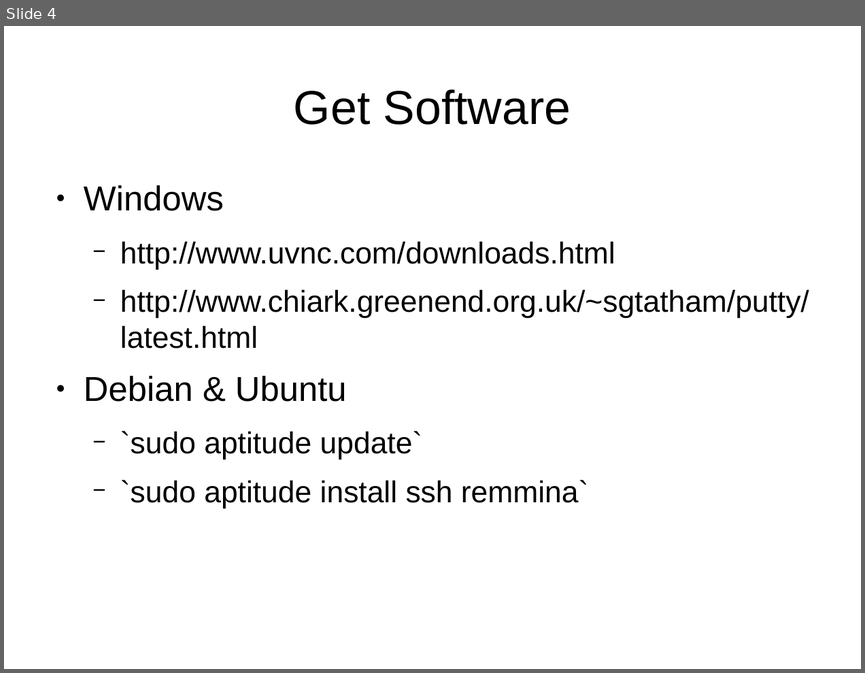
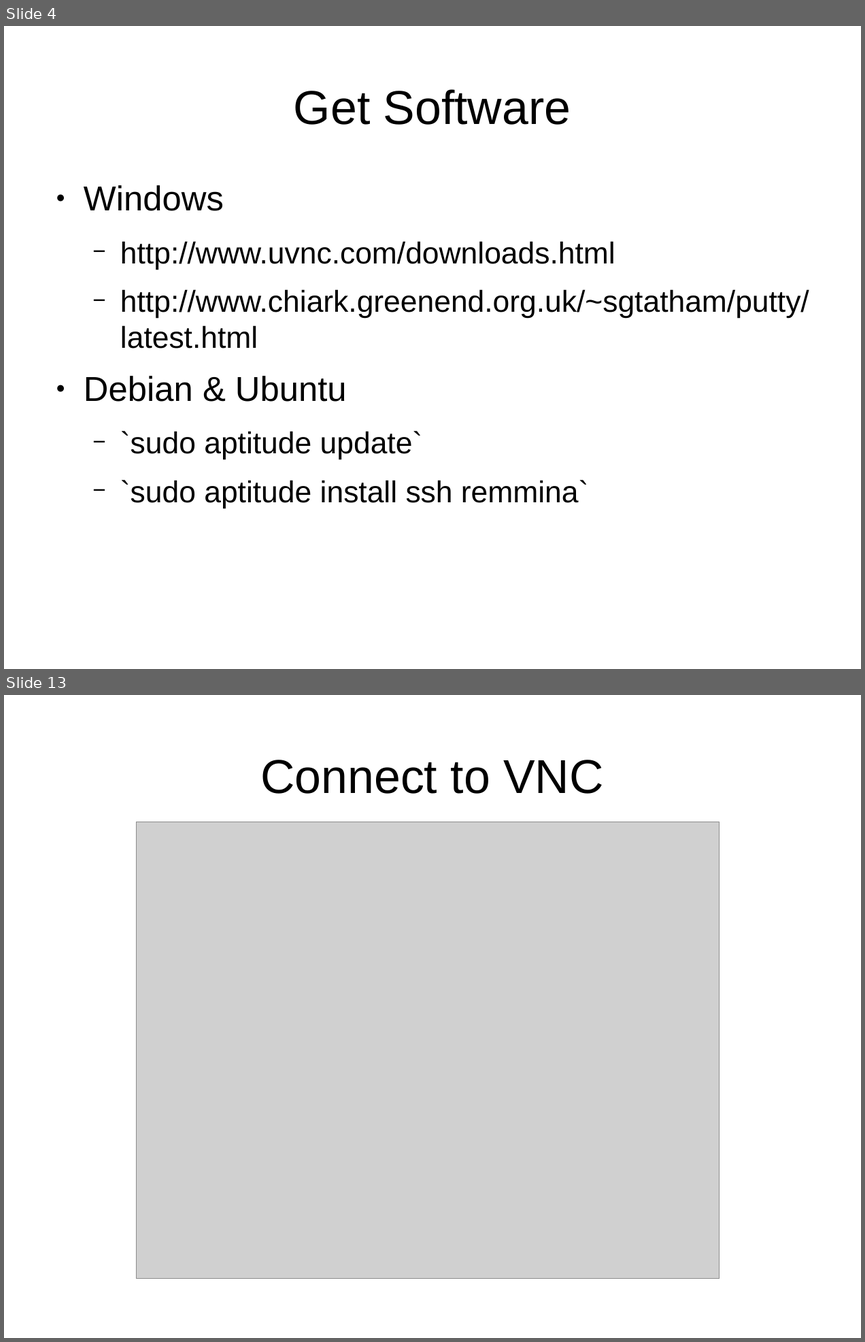
Before and after one commit to Oflameo/sshvnc_ws, a slide deck: doc/sshvnc.odp. Shown one above the other, each under a label of ours: slide 4 before the commit, slides 4 and 13 after it; the slides between them are not shown. The pictures are 865x673 and 865x1342 pixels, drawn with LibreOffice and Linux fonts; fonts in the diff are those of the drawing; grey boxes stand for pictures. Boxes give left, top, right and bottom in pixels: in the first picture for what was removed or moved away, otherwise in the second. Text is boxed around its words. In the diff, an @@ line names an element or a change of style, - is before the commit and + after.

```diff
--- a/doc/sshvnc.odp
+++ b/doc/sshvnc.odp
@@ slide 13 added at box(4, 695, 861, 1338), background #FFFFFF @@
@@ title added at box(260, 760, 603, 794), 44 pt, text #000000 @@
+Connect to VNC
@@ picture added at box(136, 821, 719, 1278) @@
```
Also in this commit, not shown: 8 other slides added, 1 slide removed, 12 other files.
